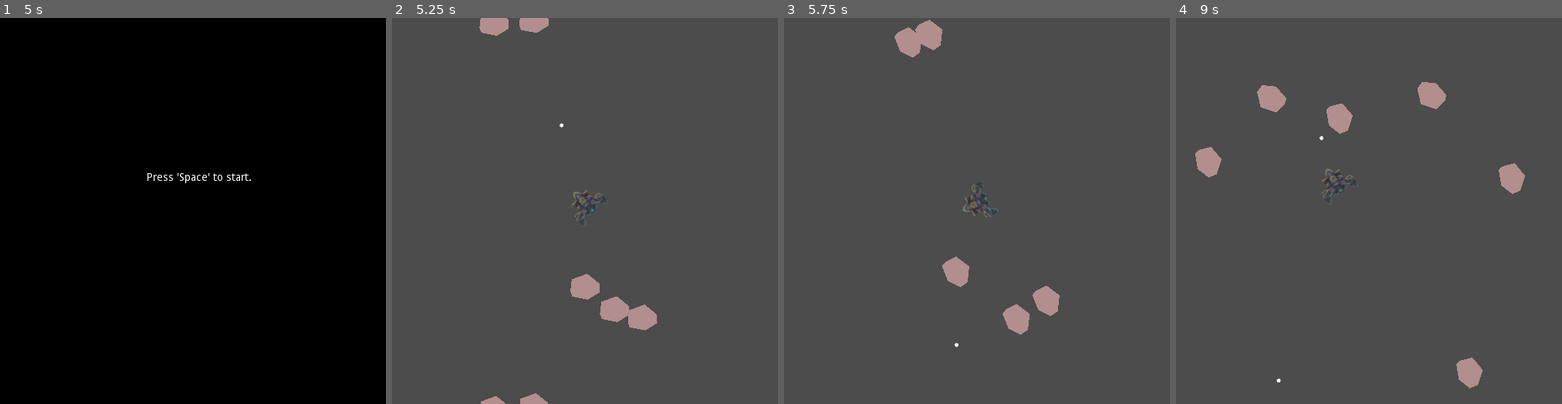
Above: before the commit, frames 1-4 (left to right).
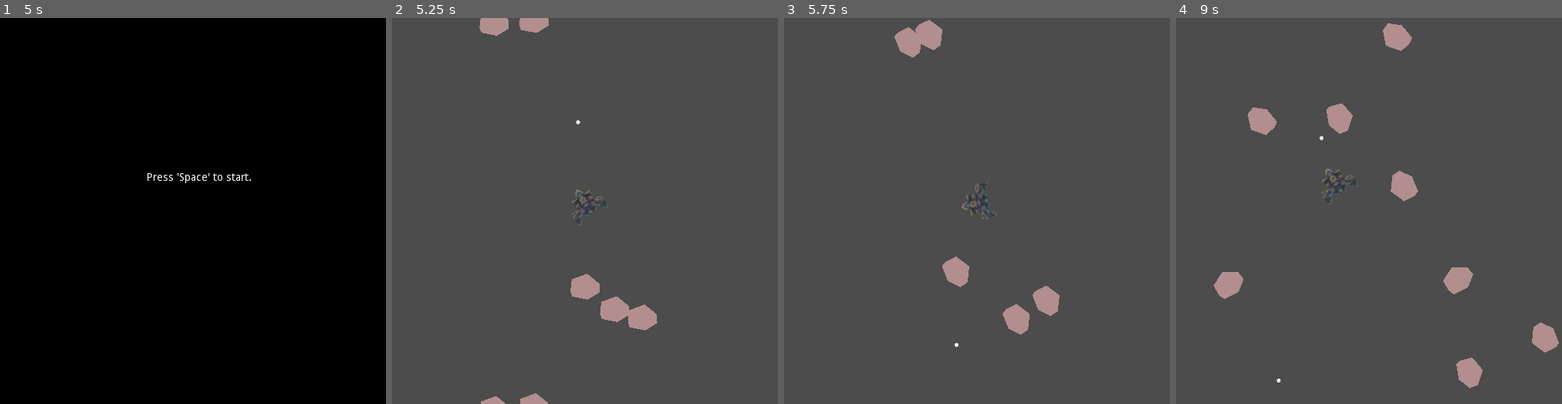
Above: after the commit, the same moments.

Repository: leddkire/godot-asteroids
Game: Godot game, scene res://StartOfGame.tscn
Two runs of this game, one before a commit and one after it. Both use one fixed random seed, a clock stepped at 60 frames per second and the inputs below.
Inputs (mouse positions are in pixels of both pictures, inside the frame that each line leads up to):
- Up to frame 1 (5 s): tap Space (shoot_projectile) at 0.5, 1.35, 2.85, 4.35 s; move the mouse to (277, 191) at 0.52 s; hold Right (move_right) 0.53-1.28 s; hold Space (shoot_projectile) 0.53-1.28 s; click (277, 191) at 0.67 s; move the mouse to (115, 230) at 1.27 s; hold Left (move_left) 1.28-2.03 s; move the mouse to (231, 126) at 2.02 s; hold Right (move_right) 2.03-2.78 s; hold Space (shoot_projectile) 2.03-2.78 s; move the mouse to (173, 288) at 2.77 s; hold Up (move_up) 2.78-3.53 s; click (173, 288) at 2.92 s; move the mouse to (308, 268) at 3.52 s; hold Space (shoot_projectile) 3.53-4.28 s; hold Left (move_left) from 3.53 s (still down); move the mouse to (77, 153) at 4.27 s
- Up to frame 2 (5.25 s): keep holding Left (move_left); tap Space (shoot_projectile) at 5 s; move the mouse to (604, 211) at 5.02 s; hold Space (shoot_projectile) from 5.03 s (still down); click (604, 211) at 5.17 s
- Up to frame 3 (5.75 s): keep holding Left (move_left); keep holding Space (shoot_projectile)
- Up to frame 4 (9 s): move the mouse to (1311, 114) at 5.77 s; release Left (move_left) at 5.78 s; release Space (shoot_projectile) at 5.78 s; hold Right (move_right) 5.78-6.53 s; tap Space (shoot_projectile) at 5.85, 7.35, 8.85 s; move the mouse to (1453, 191) at 6.52 s; hold Up (move_up) 6.53-7.28 s; hold Space (shoot_projectile) 6.53-7.28 s; move the mouse to (1291, 230) at 7.27 s; hold Right (move_right) 7.28-8.03 s; click (1291, 230) at 7.42 s; move the mouse to (1407, 126) at 8.02 s; hold Space (shoot_projectile) 8.03-8.78 s; hold Left (move_left) from 8.03 s (still down); move the mouse to (1349, 288) at 8.77 s

Frame 1 is identical in both runs. In frame 2, 0.2% of the frame differs, in the area x 43-56%, y 26-54%; in frame 3, 0.2%; in frame 4, 3.8%, in the area x 5-100%, y 1-87%.

Commit message:
Add game pause when main menu appears
This avoids the ship in the scene to move before the game starts

Diff:
--- a/StartOfGame.gd
+++ b/StartOfGame.gd
@@ -5,13 +5,15 @@
 export (int) var asteroids_to_spawn = 5
 
 func _ready():
-    pass
+    get_tree().paused = true
+
 
 func start_game():
     var entity_screen_wrap_rule : EntityScreenWrapRule = load("res://rules/screen_wrap/EntityScreenWrapRule.gd").new()
     add_child(create_ship_position_controller(entity_screen_wrap_rule))
     spawn_ship(entity_screen_wrap_rule)
     spawn_asteroids()
+    get_tree().paused = false
 
 func spawn_asteroids():
     var asteroid_spawning_rule: AsteroidSpawningRule = load("res://rules/position/AsteroidSpawningRule.gd").new()
--- a/StartOfGame.tscn
+++ b/StartOfGame.tscn
@@ -93,6 +93,7 @@
 position = Vector2( 0, 255 )
 
 [node name="main_menu" type="Node2D" parent="."]
+pause_mode = 2
 script = SubResource( 5 )
 
 [node name="overlay" type="Polygon2D" parent="main_menu"]
